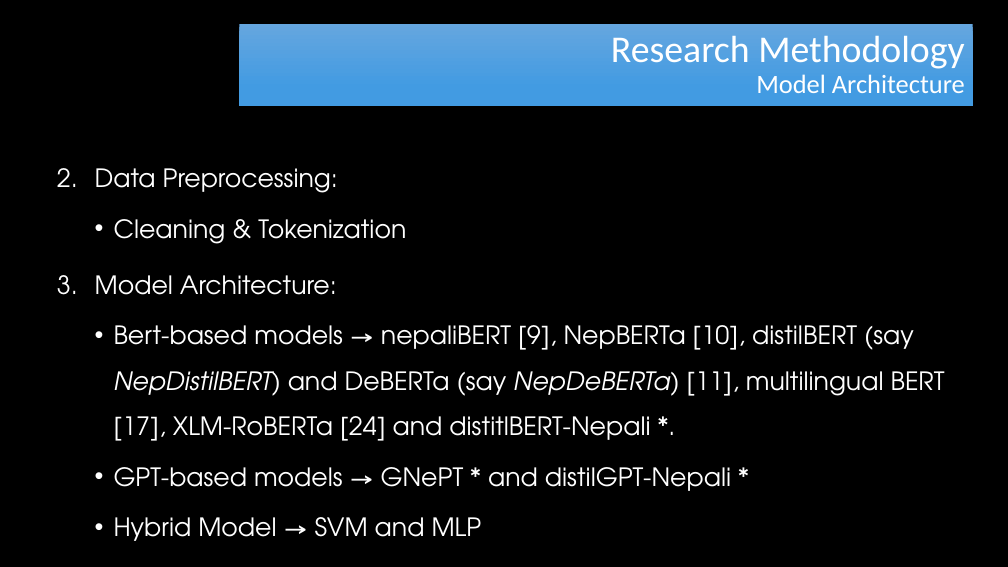
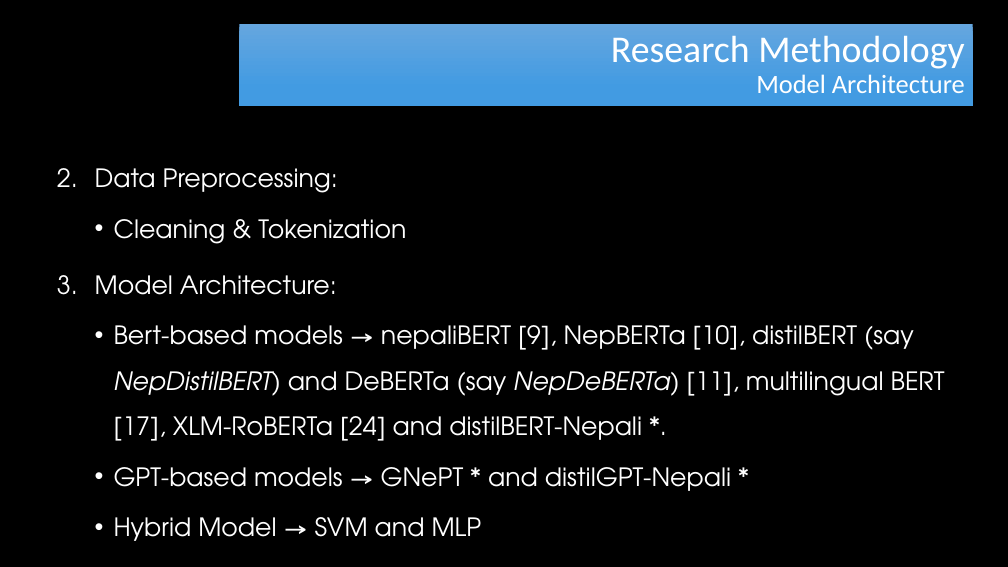
Before and after one commit to RayGone/Thesis, a slide deck: slide 20 of Main Thesis/Thesis Defense Presentation.pptx (slide 19 before the commit). Drawn at 1008x567 pixels with LibreOffice and Linux fonts; fonts in the diff are those of the drawing; background and template pictures are left out. Boxes give left, top, right and bottom in pixels: in the first picture for what was removed or moved away, otherwise in the second. Text is boxed around its words. In the diff, an @@ line names an element or a change of style, - is before the commit and + after.

```diff
--- a/Main Thesis/Thesis Defense Presentation.pptx
+++ b/Main Thesis/Thesis Defense Presentation.pptx
@@ text at [114,325,945,441]: text changed @@
-  • Bert-based models → nepaliBERT [9], NepBERTa [10], distilBERT (say NepDistilBERT) and DeBERTa (say NepDeBERTa) [11], multilingual BERT [17], XLM-RoBERTa [24] and distitlBERT-Nepali *.
+  • Bert-based models → nepaliBERT [9], NepBERTa [10], distilBERT (say NepDistilBERT) and DeBERTa (say NepDeBERTa) [11], multilingual BERT [17], XLM-RoBERTa [24] and distilBERT-Nepali *.
```
Also in this commit, not shown: 16 other slides changed, 3 slides added, 2 other files.
